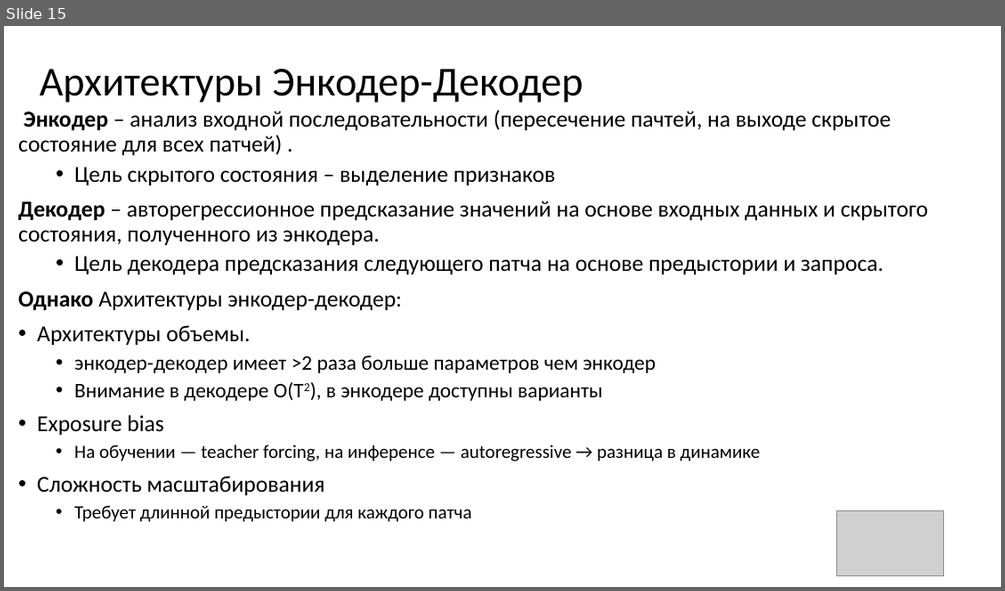
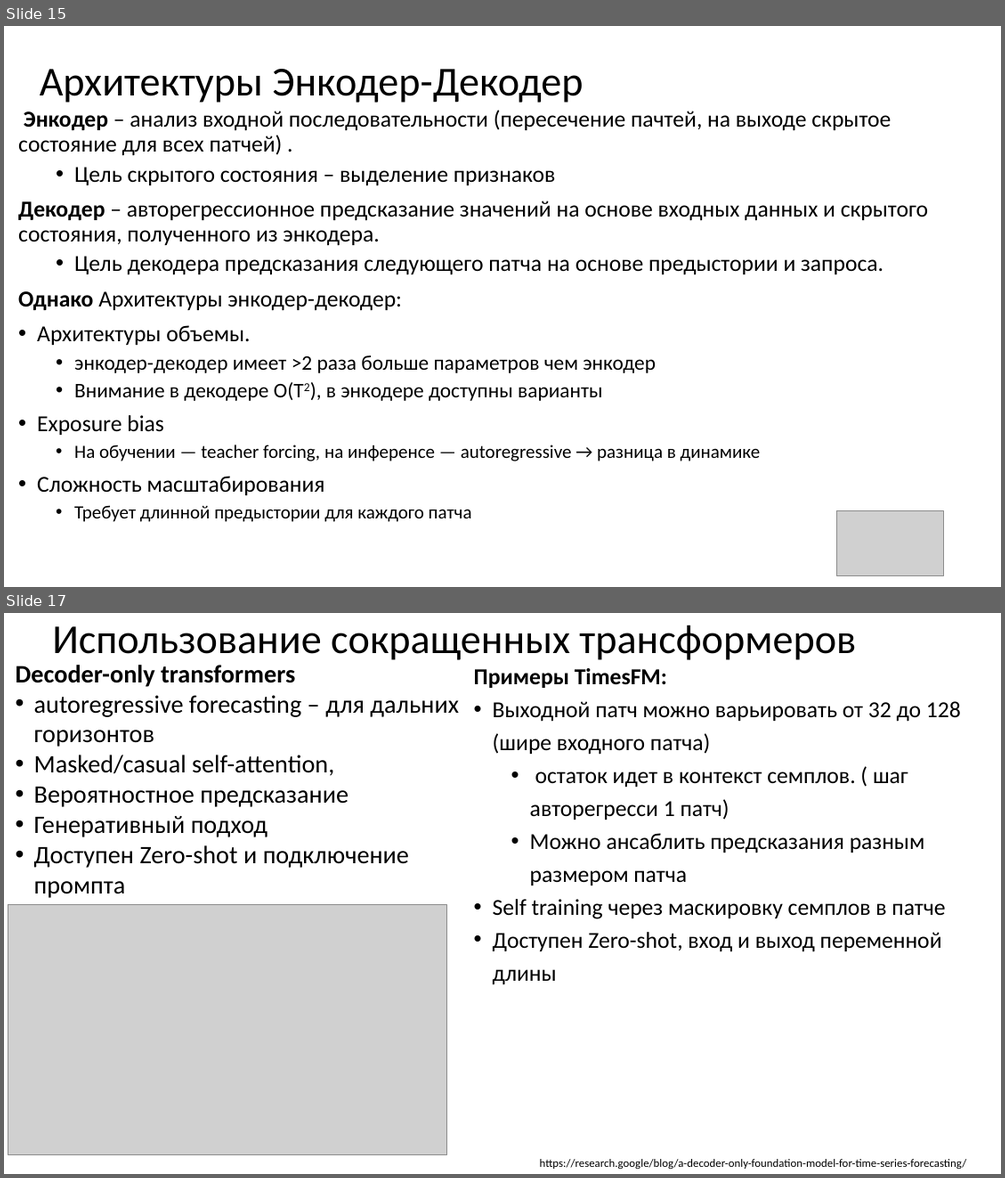
Before and after one commit to MVRonkin/TimeSeriesCourse, a slide deck: 2025/LEC/07-3 Transformers.pptx. Shown one above the other, each under a label of ours: slide 15 before the commit, slides 15 and 17 after it; the slides between them are not shown. The pictures are 1005x591 and 1005x1178 pixels, drawn with LibreOffice and Linux fonts; fonts in the diff are those of the drawing; grey boxes stand for pictures. Boxes give left, top, right and bottom in pixels: in the first picture for what was removed or moved away, otherwise in the second. Text is boxed around its words. In the diff, an @@ line names an element or a change of style, - is before the commit and + after.

```diff
--- a/2025/LEC/07-3 Transformers.pptx
+++ b/2025/LEC/07-3 Transformers.pptx
@@ slide 17 added at <box>4,613,1001,1174</box>, background #FFFFFF @@
@@ title added at <box>52,625,856,660</box>, 39.6 pt, text #000000 @@
+Использование сокращенных трансформеров
@@ text added at <box>16,665,459,898</box>, 24.2 pt, text #000000 @@
+Decoder-only transformers
+• autoregressive forecasting – для дальних горизонтов
+• Masked/casual self-attention,
+• Вероятностное предсказание
+• Генеративный подход
+• Доступен Zero-shot и подключение промпта
@@ text added at <box>474,668,961,985</box>, 22 pt, text #000000 @@
+Примеры TimesFM:
+• Выходной патч можно варьировать от 32 до 128 (шире входного патча)
+  • остаток идет в контекст семплов. ( шаг авторегресси 1 патч)
+  • Можно ансаблить предсказания разным размером патча
+• Self training через маскировку семплов в патче
+• Доступен Zero-shot, вход и выход переменной длины
@@ picture added at <box>8,905,446,1154</box> @@
@@ text added at <box>540,1159,967,1169</box>, 11 pt, text #000000 @@
+https://research.google/blog/a-decoder-only-foundation-model-for-time-series-forecasting/
```
Also in this commit, not shown: 2 slides changed, 3 other slides added.
